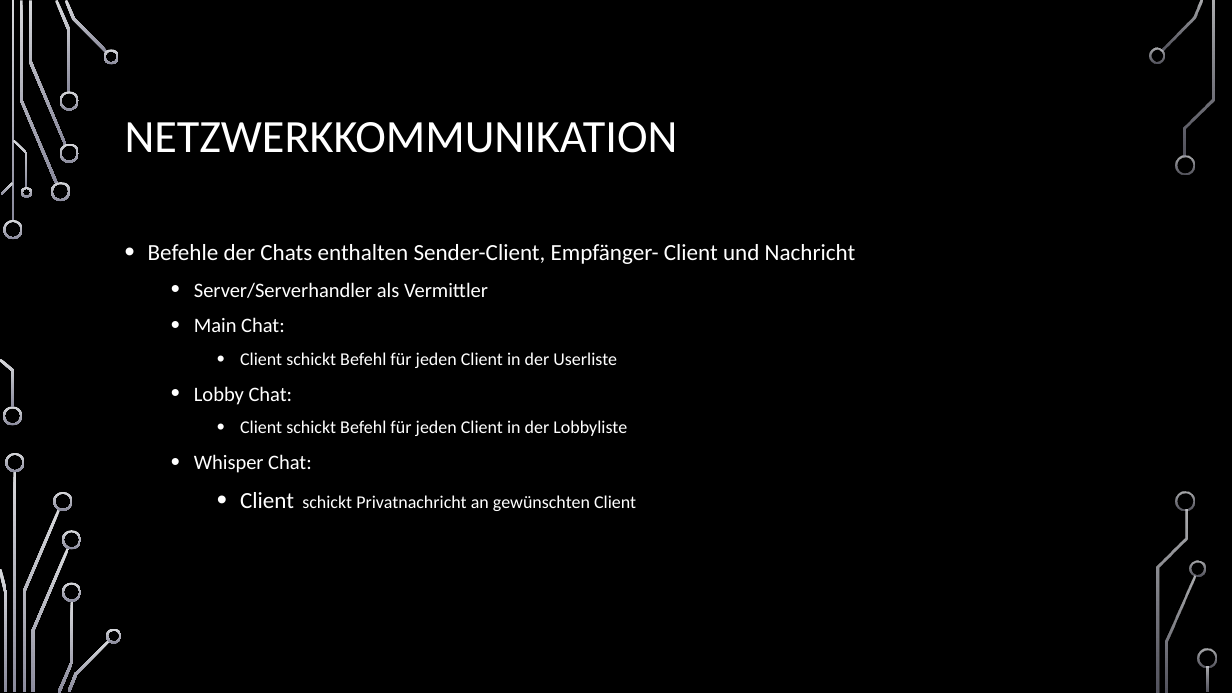
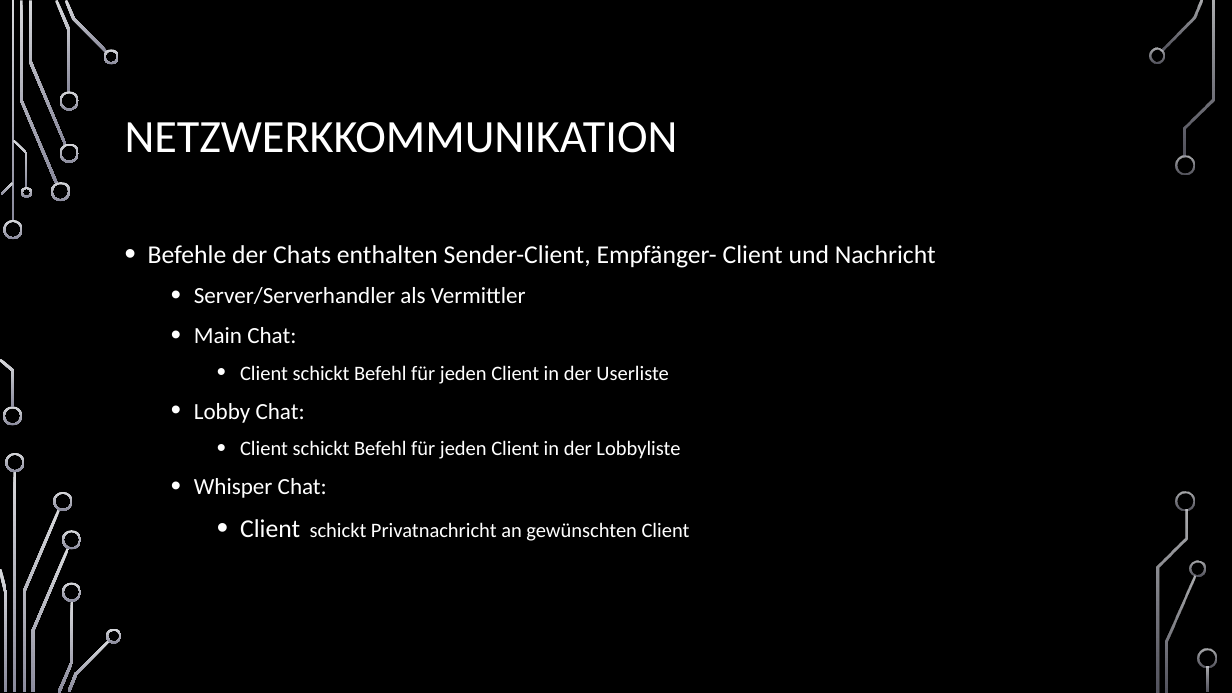
Before and after one commit to jnussbaum/TheBachelorsChaseGame, a slide deck: slide 9 of documents/Meilensteine/Meilenstein III/Meilenstein_3_Präsentation .pptx. Drawn at 1232x693 pixels with LibreOffice and Linux fonts; fonts in the diff are those of the drawing; background and template pictures are left out. Boxes give left, top, right and bottom in pixels: in the first picture for what was removed or moved away, otherwise in the second. Text is boxed around its words. In the diff, an @@ line names an element or a change of style, - is before the commit and + after.

```diff
--- a/documents/Meilensteine/Meilenstein III/Meilenstein_3_Präsentation .pptx
+++ b/documents/Meilensteine/Meilenstein III/Meilenstein_3_Präsentation .pptx
@@ text "Befehle der Chats enthalten Sender-Client, ..." at [148,245,936,541]: size 18 to 20 pt in "Befehle der Chats enthalten Sender-Client, Empfänger- Client ...", "Client"; size 16 to 18 pt in "Server/Serverhandler als Vermittler", "Main Chat:", "Lobby Chat:", "Whisper Chat:"; size 14 to 16 pt in "Client schickt Befehl für jeden Client in ...", "Client schickt Befehl für jeden Client in ...", "schickt Privatnachricht an gewünschten Client" @@
```
Also in this commit, not shown: 3 other slides changed, 2 other files.
